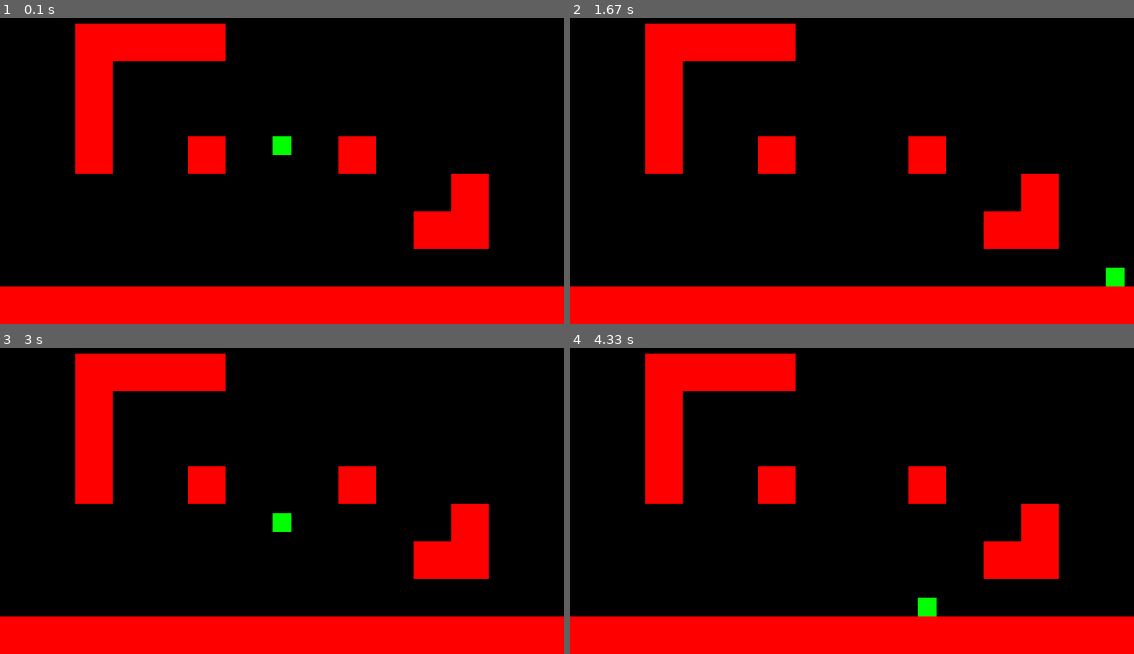
Above: before the commit, frames 1-4 (two rows, left to right).
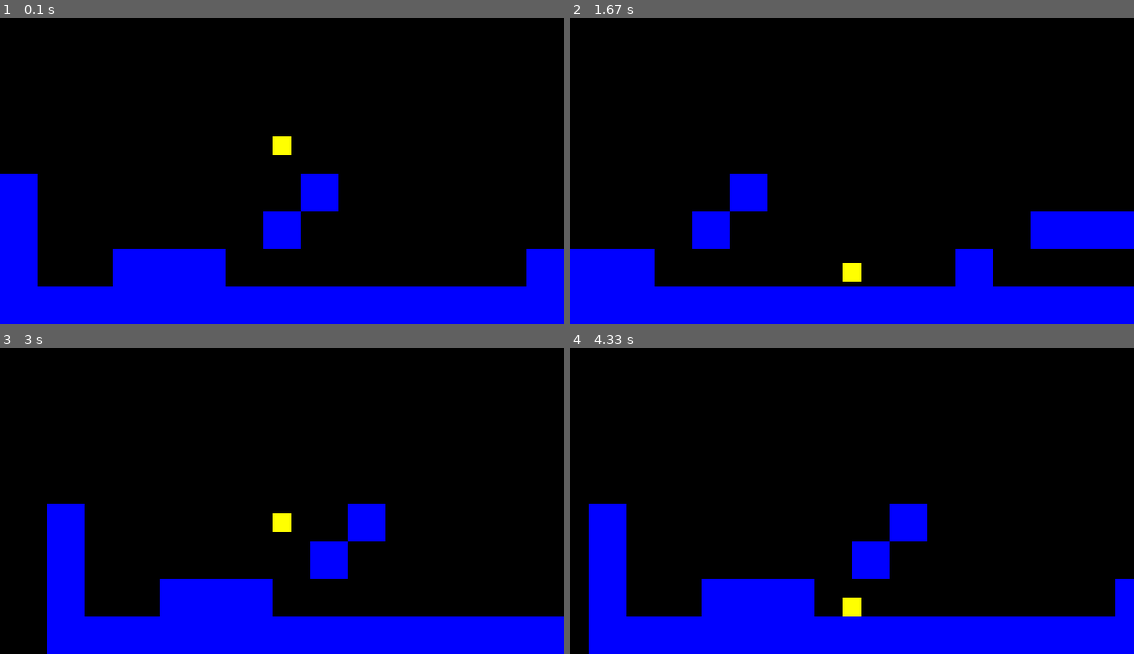
Above: after the commit, the same moments.

Repository: AronStars/AstronautGame
Game: pygame game, started from Pygame Basic Movement Bitmap Collision with Gravity.py
Two runs of this game, one before a commit and one after it. Both use one fixed random seed, a clock stepped at 60 frames per second and the inputs below.
Inputs:
- Up to frame 1 (0.1 s): no input
- Up to frame 2 (1.67 s): hold Right 0.33-0.8 s; hold Up 0.83-1.13 s; hold Right 1.17-1.63 s
- Up to frame 3 (3 s): hold Left 1.67-2.2 s; hold Left 2.23-2.63 s; hold Up from 2.67 s (still down)
- Up to frame 4 (4.33 s): release Up at 3.03 s; hold Right 3.07-3.7 s; hold Left 3.73-4.2 s; hold Right from 4.23 s (still down)

The runs differ from the first frame. In frame 1, 30% of the frame differs, in the area x 0-100%, y 1-100%; in frame 2, 28%; in frame 3, 29%; in frame 4, 29%.

Commit message:
Added camerra movement

Diff:
--- a/Pygame Basic Movement Bitmap Collision with Gravity.py
+++ b/Pygame Basic Movement Bitmap Collision with Gravity.py
@@ -4,11 +4,12 @@
 scrn = pygame.display.set_mode((600, 400))
 clock = pygame.time.Clock()
 
-#player size, playerx, playery, player speed
+#player size, player x and y, player speed
 Psize = 20
 Px, Py = 300 - (Psize / 2), 200 - (Psize / 2)
 speed = 5
 
+#falling/jumping variables
 verticalchange = 0
 
 fallspeed = 0.5
@@ -19,26 +20,27 @@
 maxjumpspeed = jumpspeed
 minjumpspeed = fallspeed
 
-#bitmap stored in 2D array
-grid = [[0,0,0,0,0,0,0,0,0,0,0,0,0,0,0],
-        [0,0,0,0,0,0,0,0,0,0,0,0,0,0,0],
-        [0,0,1,1,1,1,0,0,0,0,0,0,0,0,0],
-        [0,0,1,0,0,0,0,0,0,0,0,0,0,0,0],
-        [0,0,1,0,0,0,0,0,0,0,0,0,0,0,0],
-        [0,0,1,0,0,1,0,0,0,1,0,0,0,0,0],
-        [0,0,0,0,0,0,0,0,0,0,0,0,1,0,0],
-        [0,0,0,0,0,0,0,0,0,0,0,1,1,0,0],
-        [0,0,0,0,0,0,0,0,0,0,0,0,0,0,0],
-        [1,1,1,1,1,1,1,1,1,1,1,1,1,1,1]]
+#tilemap stored in 2D array
+grid = [[0,0,0,0,0,0,0,0,0,0,0,0,0,0,0,0,0,0,0,0,0,0,0,0,0,0,0,0,0,0],
+        [0,0,0,0,0,0,0,0,0,0,0,0,0,0,0,0,0,0,0,0,0,0,0,0,0,0,0,0,0,0],
+        [0,0,0,0,0,0,0,0,0,0,0,0,0,0,0,0,0,0,0,0,0,0,0,0,1,0,0,0,0,0],
+        [0,0,0,0,0,0,0,0,0,0,0,0,0,0,0,0,0,0,0,0,0,0,0,0,0,0,0,0,0,0],
+        [0,0,0,0,0,0,0,0,0,0,0,0,0,0,0,0,0,0,0,0,0,0,1,0,0,0,0,0,0,0],
+        [0,0,0,0,0,0,0,0,0,0,0,0,0,0,0,0,0,0,0,0,0,0,0,0,0,0,0,0,0,0],
+        [1,0,0,0,0,0,0,0,1,0,0,0,0,0,0,0,0,0,0,0,1,0,0,0,0,1,1,0,0,0],
+        [1,0,0,0,0,0,0,1,0,0,0,0,0,0,0,0,1,1,1,0,0,0,0,0,0,0,0,0,0,0],
+        [1,0,0,1,1,1,0,0,0,0,0,0,0,0,1,0,0,0,0,0,0,0,0,0,0,1,1,1,1,1],
+        [1,1,1,1,1,1,1,1,1,1,1,1,1,1,1,1,1,1,1,1,1,1,1,1,1,1,1,1,1,1]]
 
-#converting bitmap into an array of rect objects
+#converting tilemap into an array of rect objects
+blocksize = Psize * 2
 blocks = []
 for y, row in enumerate(grid):
     for x, space in enumerate(row):
         if row[x] == 1:
-            blocks.append(pygame.Rect(x * 40, y * 40, 40, 40))
+            blocks.append(pygame.Rect(x * blocksize, y * blocksize, blocksize, blocksize))
 
-#game loop
+#gameloop
 run = True
 while run:
     for event in pygame.event.get():
@@ -47,23 +49,29 @@
 
     #movement
     keys = pygame.key.get_pressed()
-    if keys[pygame.K_LEFT] and Px - speed >= 0:
+    #move left
+    if keys[pygame.K_LEFT]:
         move = True
         for block in blocks:
             if pygame.Rect(Px - speed, Py, Psize, Psize).colliderect(block):
                 move = False
         if move == True:
-            Px -= speed
+            for x, block in enumerate(blocks):
+                blocks.pop(x)
+                blocks.insert(x, pygame.Rect.move(block, speed, 0))
 
-    if keys[pygame.K_RIGHT] and Px + speed <= scrn.get_width() - Psize:
+    #move right
+    if keys[pygame.K_RIGHT]:
         move = True
         for block in blocks:
             if pygame.Rect(Px + speed, Py, Psize, Psize).colliderect(block):
                 move = False
         if move == True:
-            Px += speed
+            for x, block in enumerate(blocks):
+                blocks.pop(x)
+                blocks.insert(x, pygame.Rect.move(block, -speed, 0))
 
-    #jumping and falling
+    #falling and jumping
     #falling
     falling = True
     for block in blocks:
@@ -93,15 +101,22 @@
             move = False
     if move == True:
         Py += verticalchange
+        #swap the line above with the 3 lines of code below this to add vertical camera movement
+        #for x, block in enumerate(blocks):
+            #blocks.pop(x)
+            #blocks.insert(x, pygame.Rect.move(block, 0, -verticalchange))
 
-    #updating the player rect object each frame so that if Px or Py change it will me modified accordingly
+    #updating the player each frame
     player = pygame.Rect(Px, Py, Psize, Psize)
 
-    #displaying all
+    #displaying the game
     scrn.fill("black")
-    pygame.draw.rect(scrn, "green", player)
+    pygame.draw.rect(scrn, "yellow", player)
     for block in blocks:
-        pygame.draw.rect(scrn, "red", block)
+        pygame.draw.rect(scrn, "blue", block)
     pygame.display.flip()
+
+    #capping the frame rate at 60
     clock.tick(60)
+
 pygame.quit()
